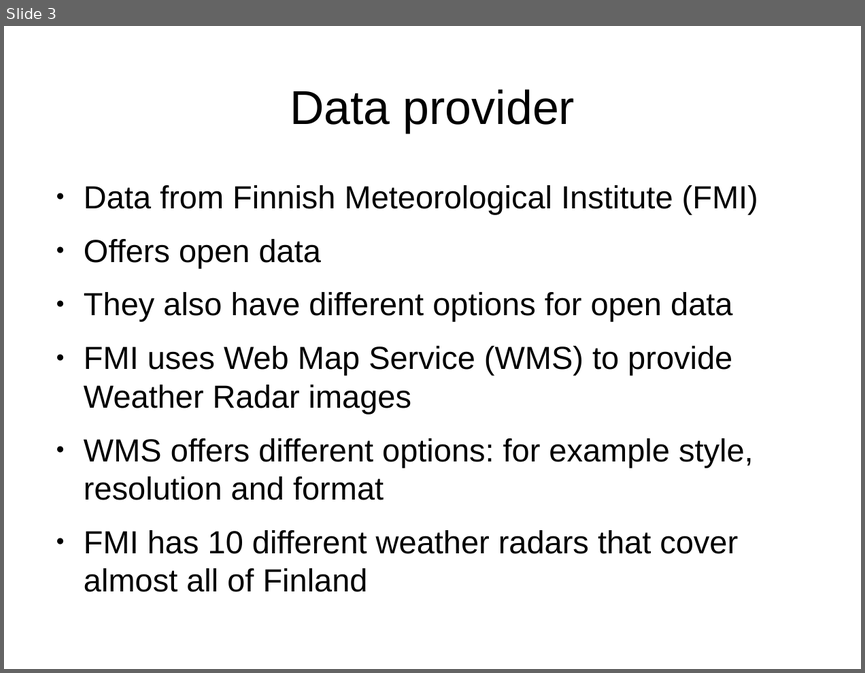
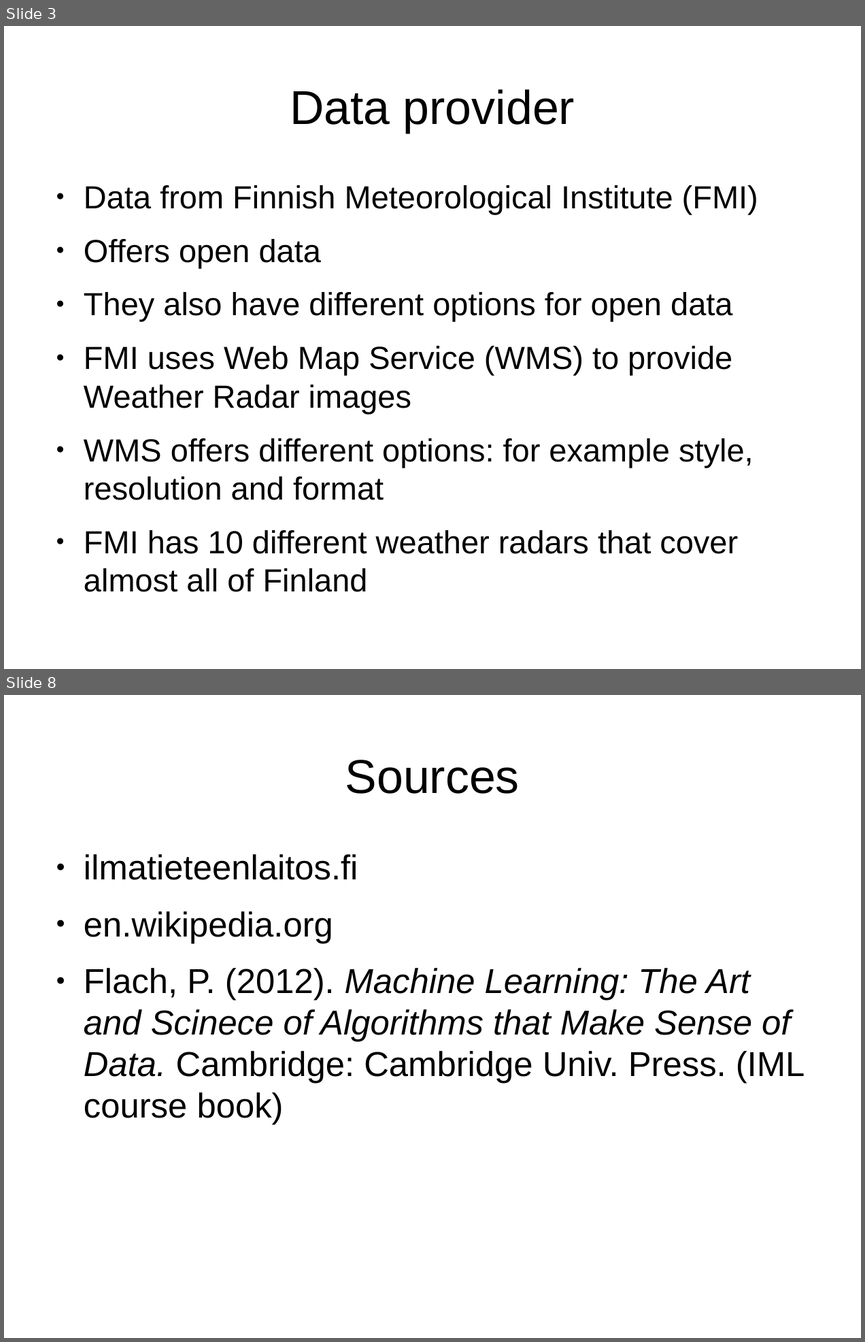
Before and after one commit to mihassin/Radar-image-clustering, a slide deck: docs/PPML-persentation.odp. Shown one above the other, each under a label of ours: slide 3 before the commit, slides 3 and 8 after it; the slides between them are not shown. The pictures are 865x673 and 865x1342 pixels, drawn with LibreOffice and Linux fonts; fonts in the diff are those of the drawing. Boxes give left, top, right and bottom in pixels: in the first picture for what was removed or moved away, otherwise in the second. Text is boxed around its words. In the diff, an @@ line names an element or a change of style, - is before the commit and + after.

```diff
--- a/docs/PPML-persentation.odp
+++ b/docs/PPML-persentation.odp
@@ slide 8 added at (4, 695, 861, 1338), background #FFFFFF @@
@@ title added at (345, 760, 519, 794), 44 pt, text #000000 @@
+Sources
@@ text added at (84, 854, 805, 1125), 32 pt, text #000000 @@
+● ilmatieteenlaitos.fi
+● en.wikipedia.org
+● Flach, P. (2012). Machine Learning: The Art and Scinece of Algorithms that Make Sense of Data. Cambridge: Cambridge Univ. Press. (IML course book)
```
Also in this commit, not shown: 3 slides changed, 1 other slide added, 1 slide removed, 2 other files.
